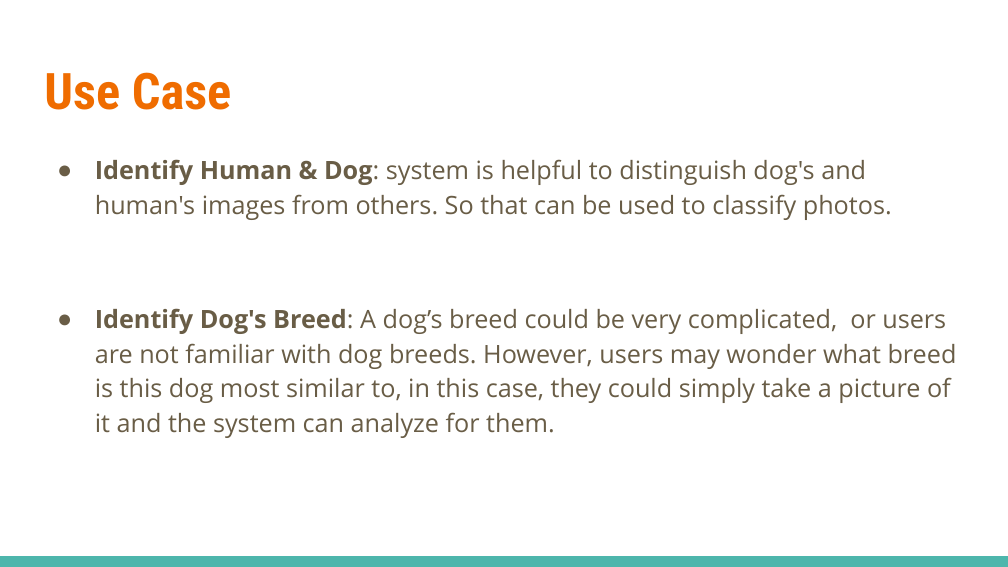
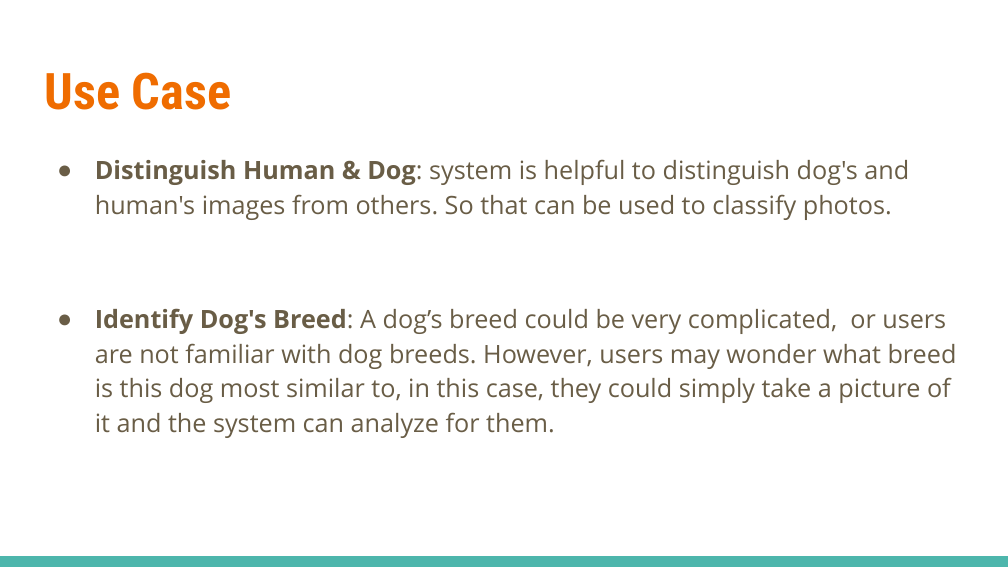
Before and after one commit to yingy4/CSYE7200_FinalProject, a slide deck: slide 2 of FinalProjectProposal.pptx. Drawn at 1008x567 pixels with LibreOffice and Linux fonts; fonts in the diff are those of the drawing. Boxes give left, top, right and bottom in pixels: in the first picture for what was removed or moved away, otherwise in the second. Text is boxed around its words. In the diff, an @@ line names an element or a change of style, - is before the commit and + after.

```diff
--- a/FinalProjectProposal.pptx
+++ b/FinalProjectProposal.pptx
@@ text at [95,159,909,220]: text changed @@
-● Identify Human & Dog: system is helpful to distinguish dog's and human's images from others. So that can be used to classify photos.
+● Distinguish Human & Dog: system is helpful to distinguish dog's and human's images from others. So that can be used to classify photos.
```
Also in this commit, not shown: 2 other slides changed.
